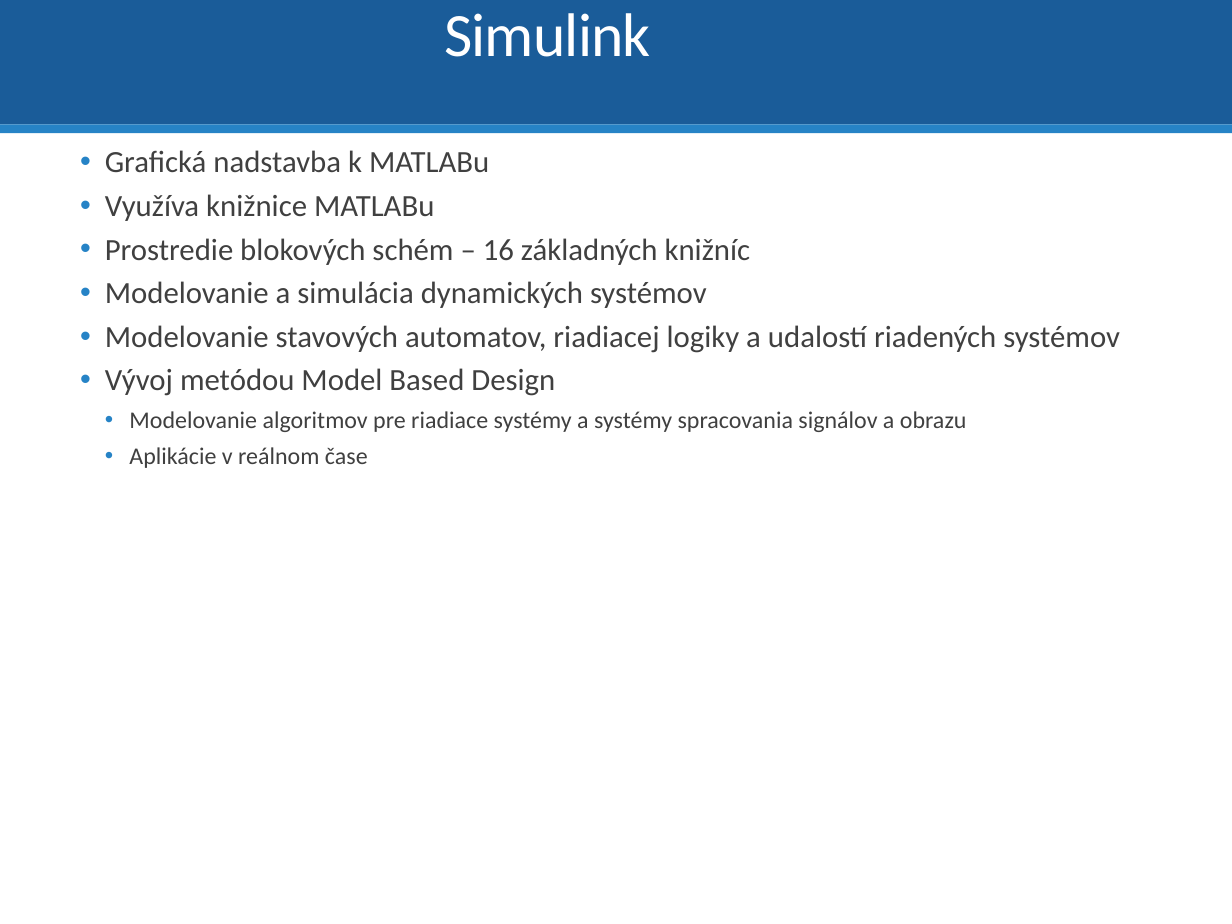
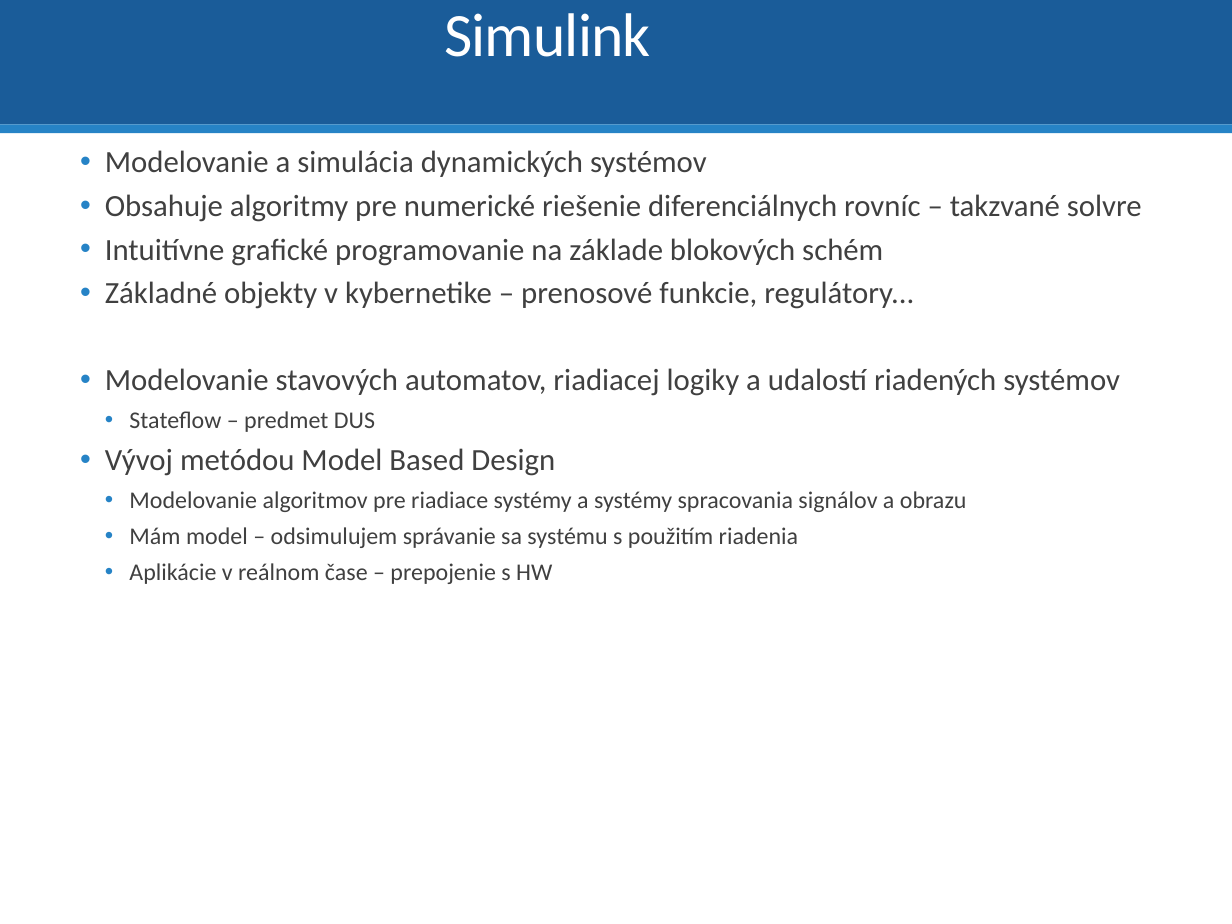
Before and after one commit to dodekm/TeamProjektKybernetika, a slide deck: slide 30 of Nove prednasky/TP_P1.pptx (slide 34 before the commit). Drawn at 1232x924 pixels with LibreOffice and Linux fonts; fonts in the diff are those of the drawing. Boxes give left, top, right and bottom in pixels: in the first picture for what was removed or moved away, otherwise in the second. Text is boxed around its words. In the diff, an @@ line names an element or a change of style, - is before the commit and + after.

```diff
--- a/Nove prednasky/TP_P1.pptx
+++ b/Nove prednasky/TP_P1.pptx
@@ text at box(105, 150, 751, 265): paragraphs removed @@
-  • Grafická nadstavba k MATLABu
-  • Využíva knižnice MATLABu
-  • Prostredie blokových schém – 16 základných knižníc
@@ text at box(105, 194, 1142, 309): paragraphs added @@
+  • Obsahuje algoritmy pre numerické riešenie diferenciálnych rovníc – takzvané solvre
+  • Intuitívne grafické programovanie na základe blokových schém
+  • Základné objekty v kybernetike – prenosové funkcie, regulátory...
@@ text at box(129, 411, 375, 432): paragraph added @@
+    • Stateflow – predmet DUS
@@ text at box(129, 527, 798, 584): text changed @@
-    • Aplikácie v reálnom čase
+    • Mám model – odsimulujem správanie sa systému s použitím riadenia
+    • Aplikácie v reálnom čase – prepojenie s HW
```
Also in this commit, not shown: 10 other slides changed, 3 slides added, 9 slides removed.
